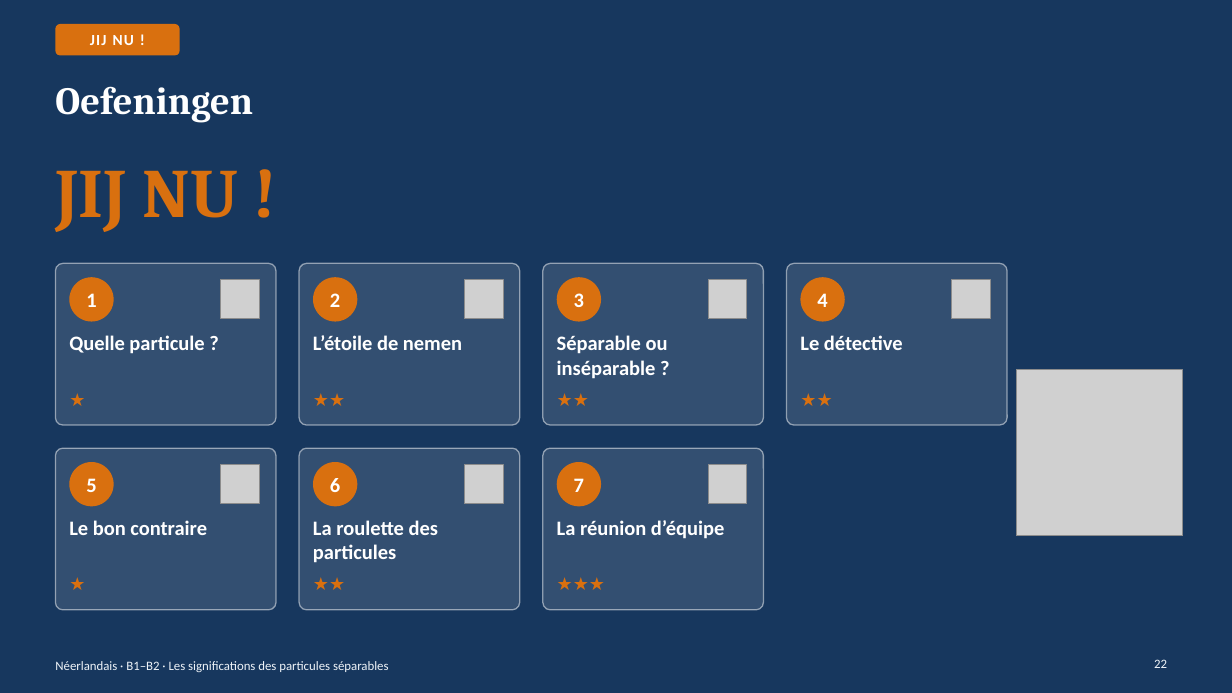
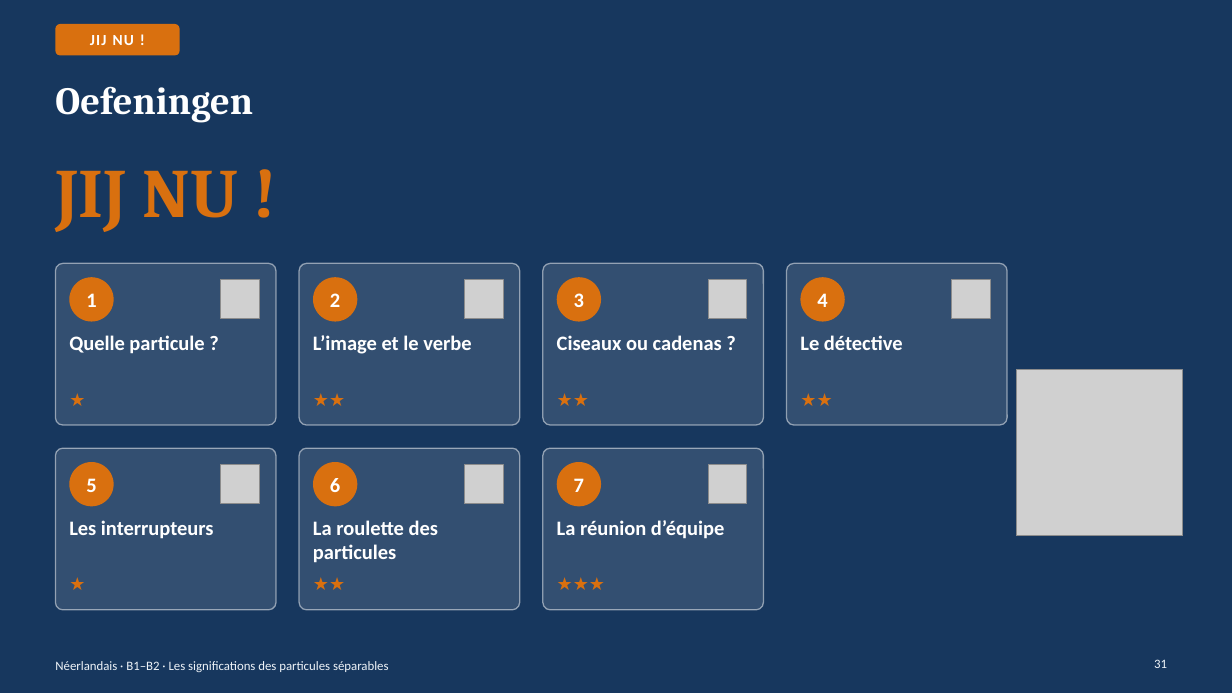
Before and after one commit to ajouniaux/talenleren, a slide deck: slide 31 of neerlandais1/powerpoints/Partikels_Les_particules_separables.pptx (slide 22 before the commit). Drawn at 1232x693 pixels with LibreOffice and Linux fonts; fonts in the diff are those of the drawing; grey boxes stand for pictures. Boxes give left, top, right and bottom in pixels: in the first picture for what was removed or moved away, otherwise in the second. Text is boxed around its words. In the diff, an @@ line names an element or a change of style, - is before the commit and + after.

```diff
--- a/neerlandais1/powerpoints/Partikels_Les_particules_separables.pptx
+++ b/neerlandais1/powerpoints/Partikels_Les_particules_separables.pptx
@@ text at (x1=313, y1=335, x2=471, y2=354): text changed @@
-L’étoile de nemen
+L’image et le verbe
@@ text at (x1=557, y1=335, x2=722, y2=350): text changed @@
-Séparable ou inséparable ?
+Ciseaux ou cadenas ?
@@ text at (x1=69, y1=520, x2=214, y2=539): text changed @@
-Le bon contraire
+Les interrupteurs
@@ page number at (x1=1154, y1=659, x2=1167, y2=668): text changed @@
-22
+31
```
Also in this commit, not shown: 10 other slides changed, 29 slides added, 20 slides removed, 36 other files.
